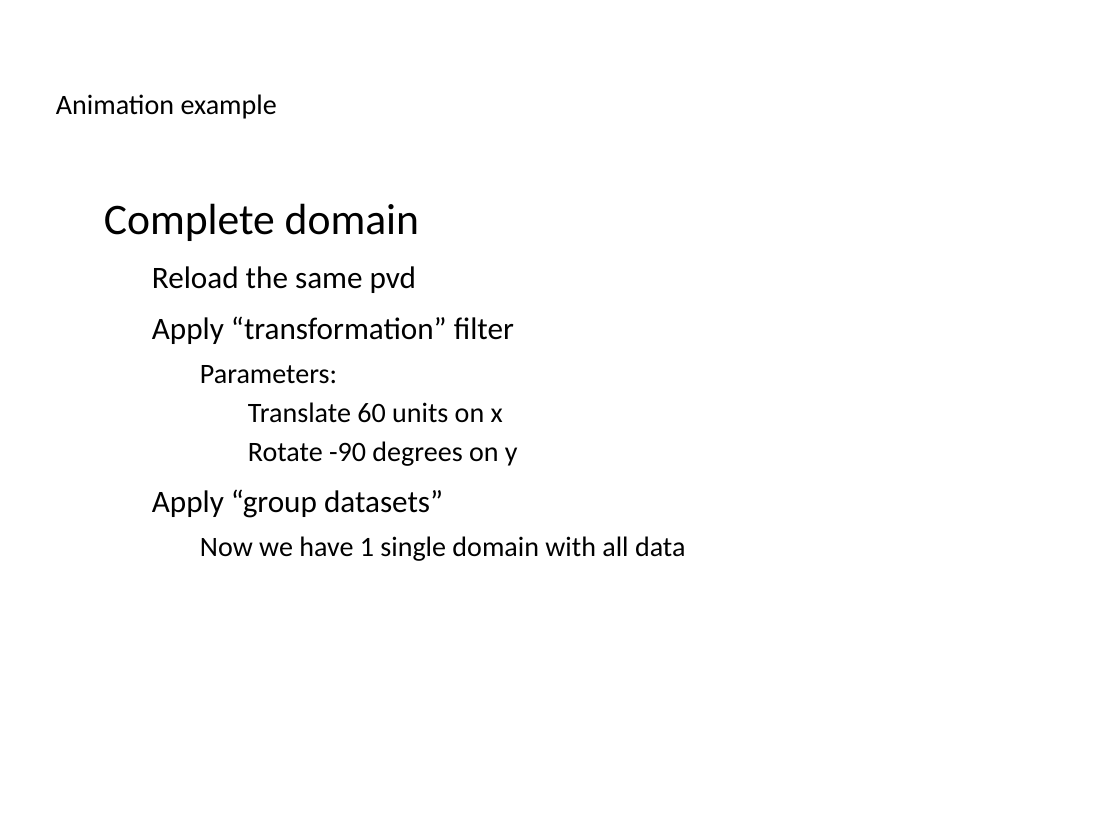
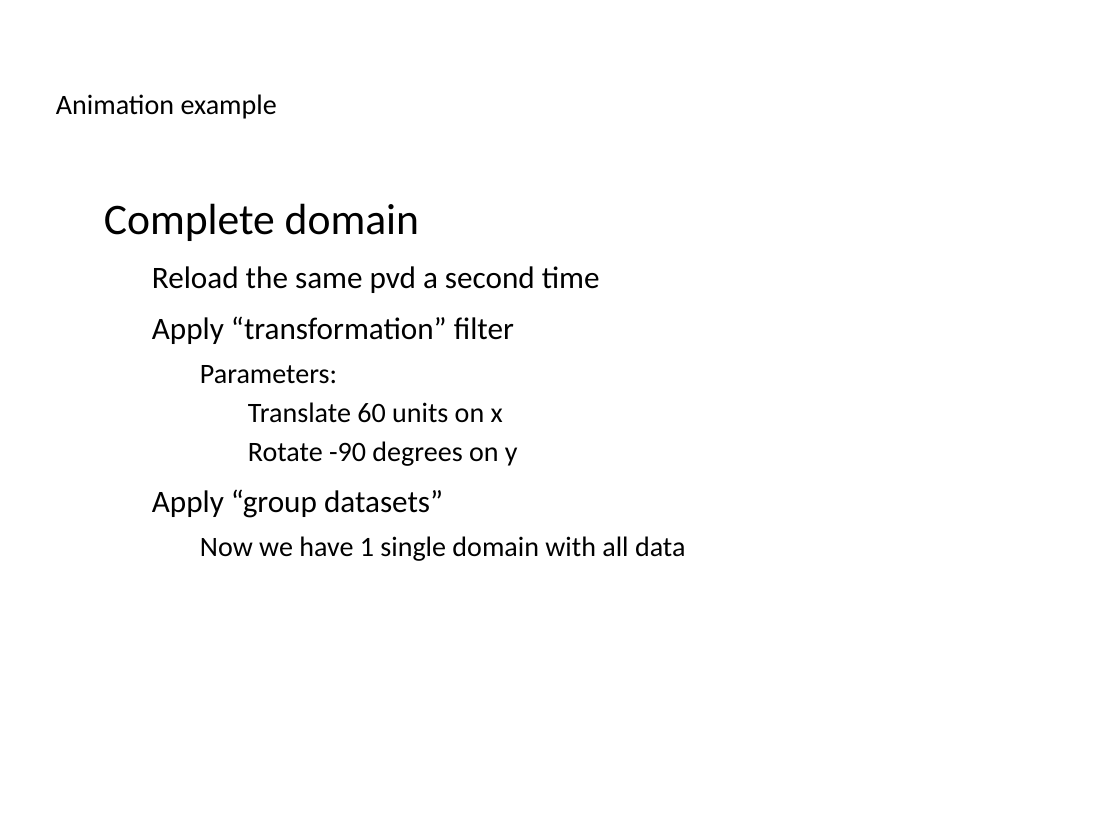
Before and after one commit to ucgmsim/workshops, a slide deck: slide 13 of presentation/slides.odp (slide 14 before the commit). Drawn at 1120x840 pixels with LibreOffice and Linux fonts; fonts in the diff are those of the drawing; background and template pictures are left out. Boxes give left, top, right and bottom in pixels: in the first picture for what was removed or moved away, otherwise in the second. Text is boxed around its words. In the diff, an @@ line names an element or a change of style, - is before the commit and + after.

```diff
--- a/presentation/slides.odp
+++ b/presentation/slides.odp
@@ text at box(152, 266, 600, 293): text changed @@
-  − Reload the same pvd
+  − Reload the same pvd a second time
```
Also in this commit, not shown: 7 other slides changed, 2 slides added, 2 slides removed.
